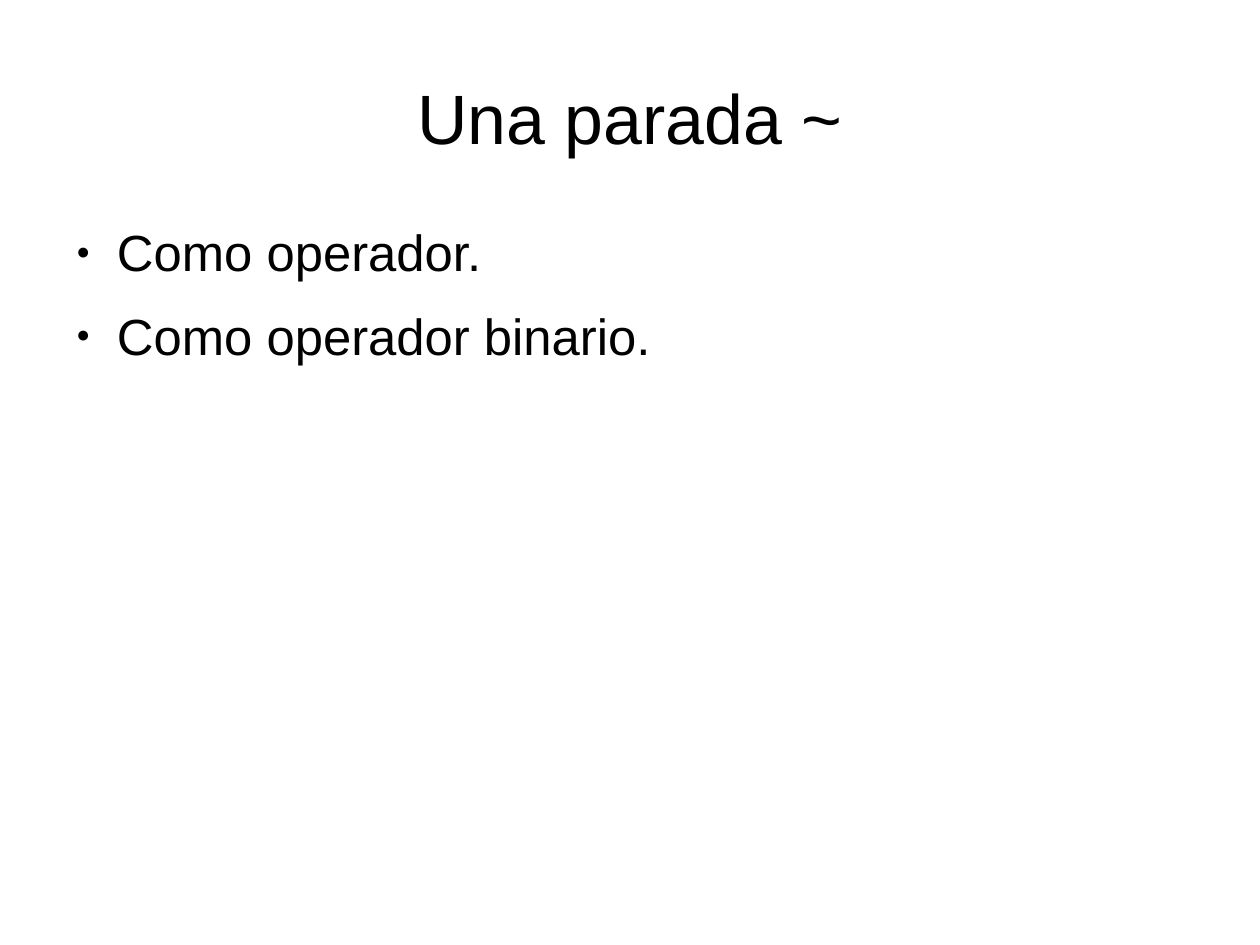
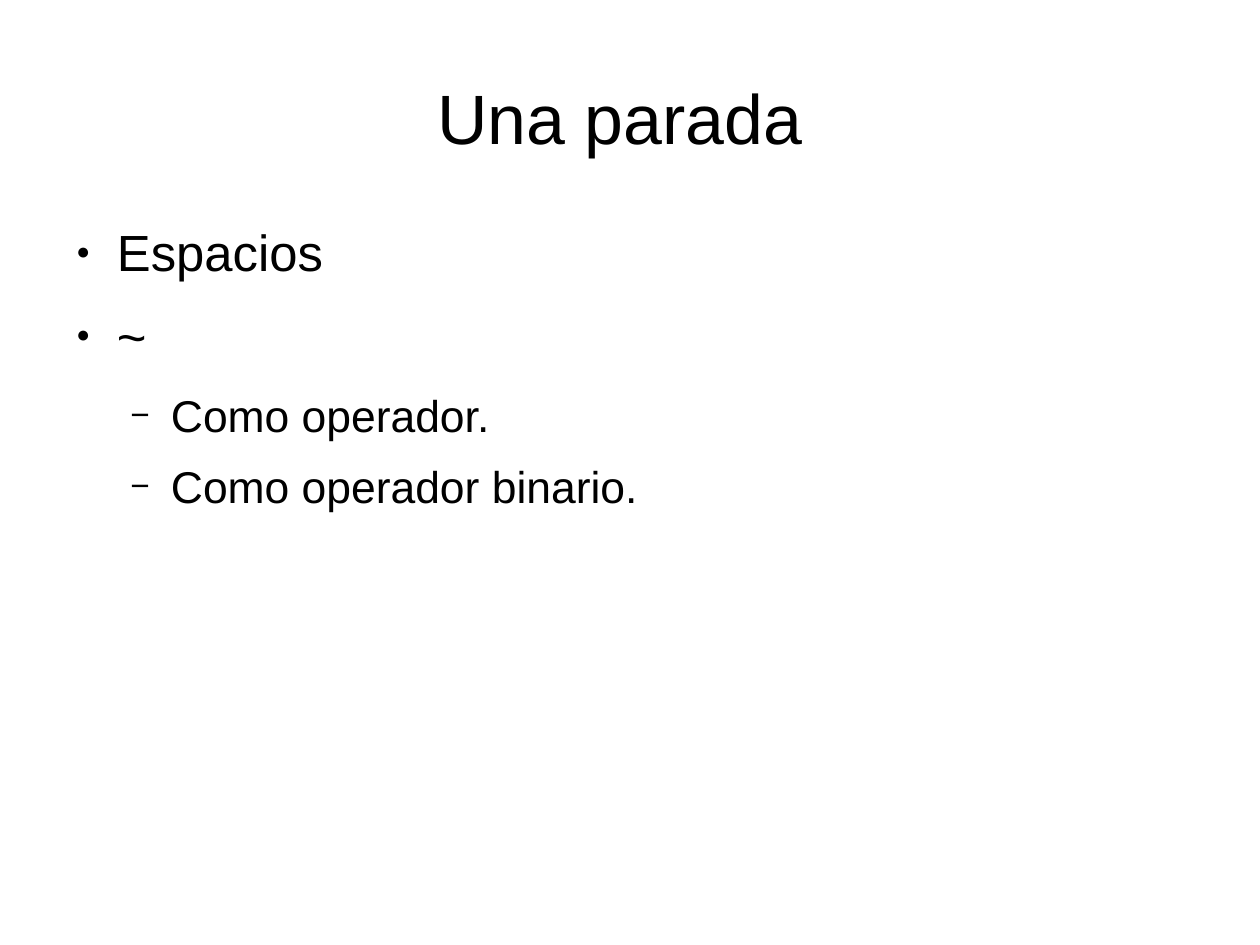
Before and after one commit to renatolrr/Regexes-and-Rules, a slide deck: slide 7 of impress/odp/Regexes-and-Rules.odp (slide 6 before the commit). Drawn at 1260x945 pixels with LibreOffice and Linux fonts; fonts in the diff are those of the drawing. Boxes give left, top, right and bottom in pixels: in the first picture for what was removed or moved away, otherwise in the second. Text is boxed around its words. In the diff, an @@ line names an element or a change of style, - is before the commit and + after.

```diff
--- a/impress/odp/Regexes-and-Rules.odp
+++ b/impress/odp/Regexes-and-Rules.odp
@@ title at box(438, 93, 802, 157): text changed @@
-Una parada ~
+Una parada
@@ text at box(117, 234, 323, 282): paragraphs added @@
+● Espacios
+● ~
@@ text at box(171, 399, 638, 513): size 32 to 28 pt in "Como operador.", "Como operador binario."; bullet ● to −; list level 1 to 2 in "Como operador."; list level 1 to 2 in "Como operador binario." @@
```
Also in this commit, not shown: 5 other slides changed, 8 slides added, 1 slide removed, 2 other files.
